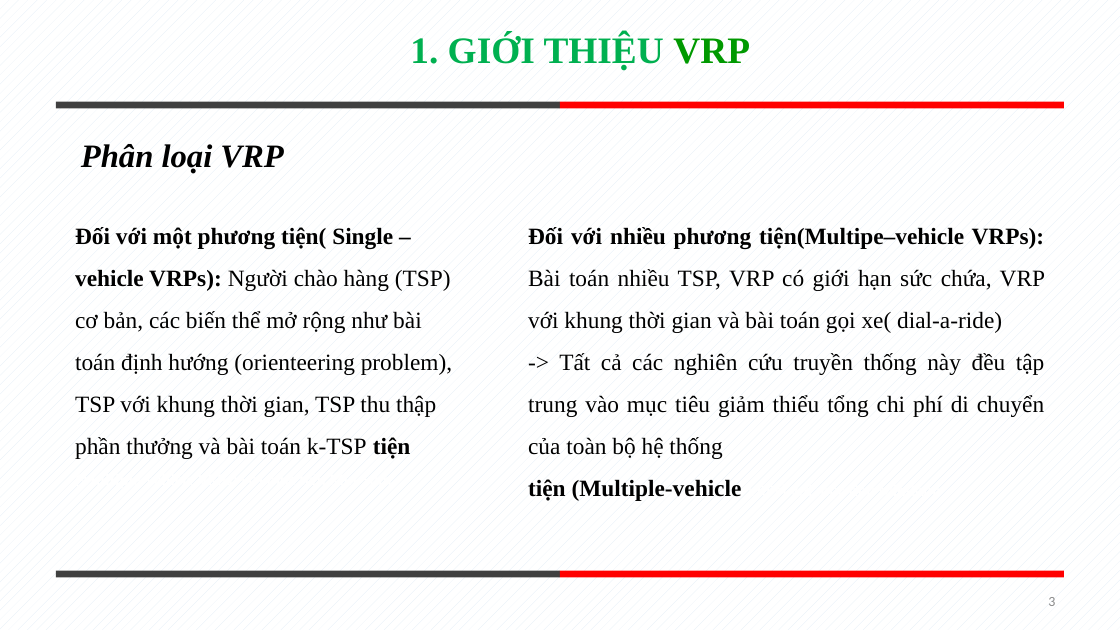
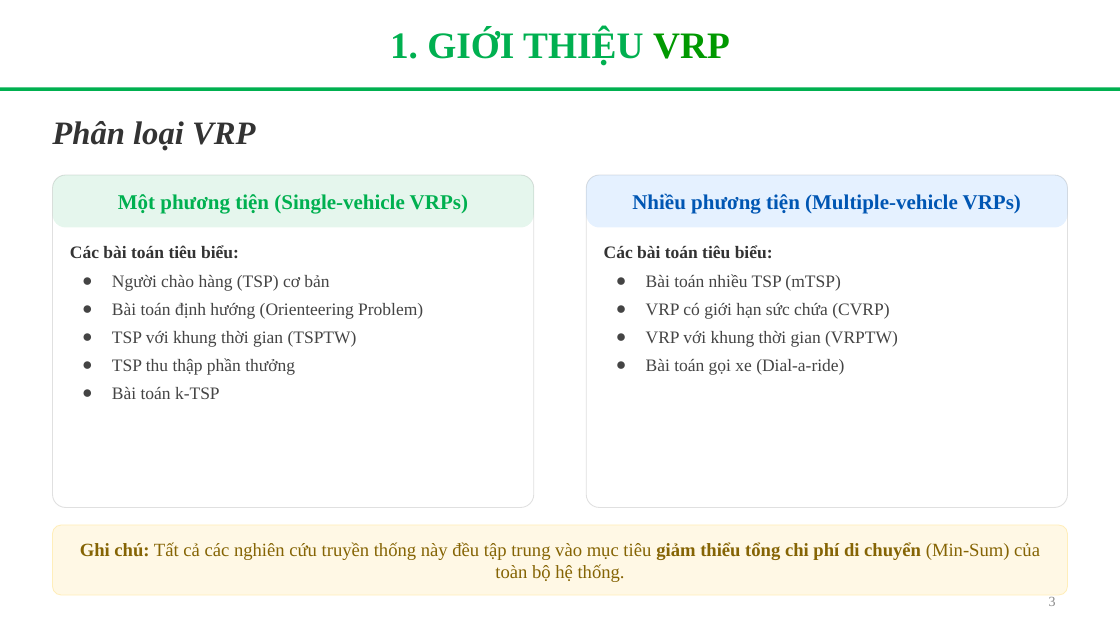
Before and after one commit to tuanxx31/DACTDLGT, a slide deck: slide 3 of baocao.pptx. Drawn at 1120x630 pixels with LibreOffice and Linux fonts; fonts in the diff are those of the drawing; background and template pictures are left out. Boxes give left, top, right and bottom in pixels: in the first picture for what was removed or moved away, otherwise in the second. Text is boxed around its words. In the diff, an @@ line names an element or a change of style, - is before the commit and + after.

```diff
--- a/baocao.pptx
+++ b/baocao.pptx
@@ background pattern #E0EBF6 on #FFFFFF to picture (left out) @@
@@ title "1. GIỚI THIỆU VRP": place and size @@
-title "1. GIỚI THIỆU VRP" at [410, 35, 750, 71]
+title "1. GIỚI THIỆU VRP" at [390, 29, 730, 65]
@@ rectangle added at [0, 87, 1120, 91], fill #00B050 @@
@@ text "Phân loại VRP": place and size @@
-text "Phân loại VRP" at [81, 144, 283, 174]
+text "Phân loại VRP" at [52, 121, 255, 150]
@@ text "Phân loại VRP" at [52, 121, 255, 150]: text colour #000000 to #333333; alignment centre to left @@
@@ line removed from (56, 105) to (560, 105) @@
@@ line removed from (560, 105) to (1065, 105) @@
@@ rounded rectangle added at [52, 175, 534, 507], fill #FFFFFF, outline #E0E0E0 0.75 pt @@
@@ rounded rectangle added at [52, 175, 534, 227], fill #00B050 at 10% opacity @@
@@ rounded rectangle added at [586, 175, 1068, 507], fill #FFFFFF, outline #E0E0E0 0.75 pt @@
@@ rounded rectangle added at [586, 175, 1068, 227], fill #007BFF at 10% opacity @@
@@ text added at [118, 194, 468, 214], 18 pt, text #00B050, bold @@
+Một phương tiện (Single-vehicle VRPs)
@@ text added at [632, 193, 1021, 214], 18 pt, text #0056B3, bold @@
+Nhiều phương tiện (Multiple-vehicle VRPs)
@@ text at [70, 245, 423, 399]: text changed; size 20 to 15 pt; text colour #000000 to #444444 @@
-Đối với một phương tiện( Single –vehicle VRPs): Người chào hàng (TSP) cơ bản, các biến thể mở rộng như bài toán định hướng (orienteering problem), TSP với khung thời gian, TSP thu thập phần thưởng và bài toán k-TSP tiện (Multiple-vehicle VRPs) với mục tiêu Min-Sum
+Các bài toán tiêu biểu:
+● Người chào hàng (TSP) cơ bản
+● Bài toán định hướng (Orienteering Problem)
+● TSP với khung thời gian (TSPTW)
+● TSP thu thập phần thưởng
+● Bài toán k-TSP
@@ text at [604, 245, 898, 375]: text changed; size 20 to 15 pt; text colour #000000 to #444444 @@
-Đối với nhiều phương tiện(Multipe–vehicle VRPs): Bài toán nhiều TSP, VRP có giới hạn sức chứa, VRP với khung thời gian và bài toán gọi xe( dial-a-ride)
--> Tất cả các nghiên cứu truyền thống này đều tập trung vào mục tiêu giảm thiểu tổng chi phí di chuyển của toàn bộ hệ thống
-tiện (Multiple-vehicle VRPs) với mục tiêu Min-Sum
+Các bài toán tiêu biểu:
+● Bài toán nhiều TSP (mTSP)
+● VRP có giới hạn sức chứa (CVRP)
+● VRP với khung thời gian (VRPTW)
+● Bài toán gọi xe (Dial-a-ride)
@@ rounded rectangle added at [52, 525, 1067, 595], fill #FFF3CD at 50% opacity, outline #FFEEBA 0.75 pt @@
@@ text added at [80, 542, 1040, 582], 16 pt, text #856404 @@
+Ghi chú: Tất cả các nghiên cứu truyền thống này đều tập trung vào mục tiêu giảm thiểu tổng chi phí di chuyển (Min-Sum) của toàn bộ hệ thống.
@@ line removed from (56, 574) to (560, 574) @@
@@ line removed from (560, 574) to (1065, 574) @@
@@ page number at [1049, 597, 1056, 606]: font Calibri to Times New Roman, text colour #8C8C8C to #888888 @@
```
Also in this commit, not shown: 17 other slides changed, 4 slides added, 1 slide removed.
